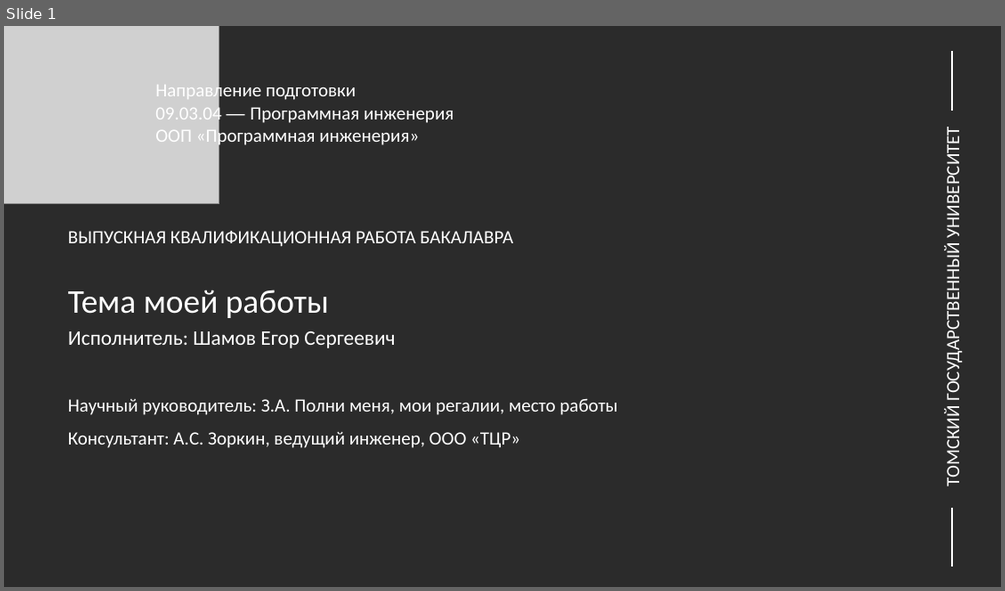
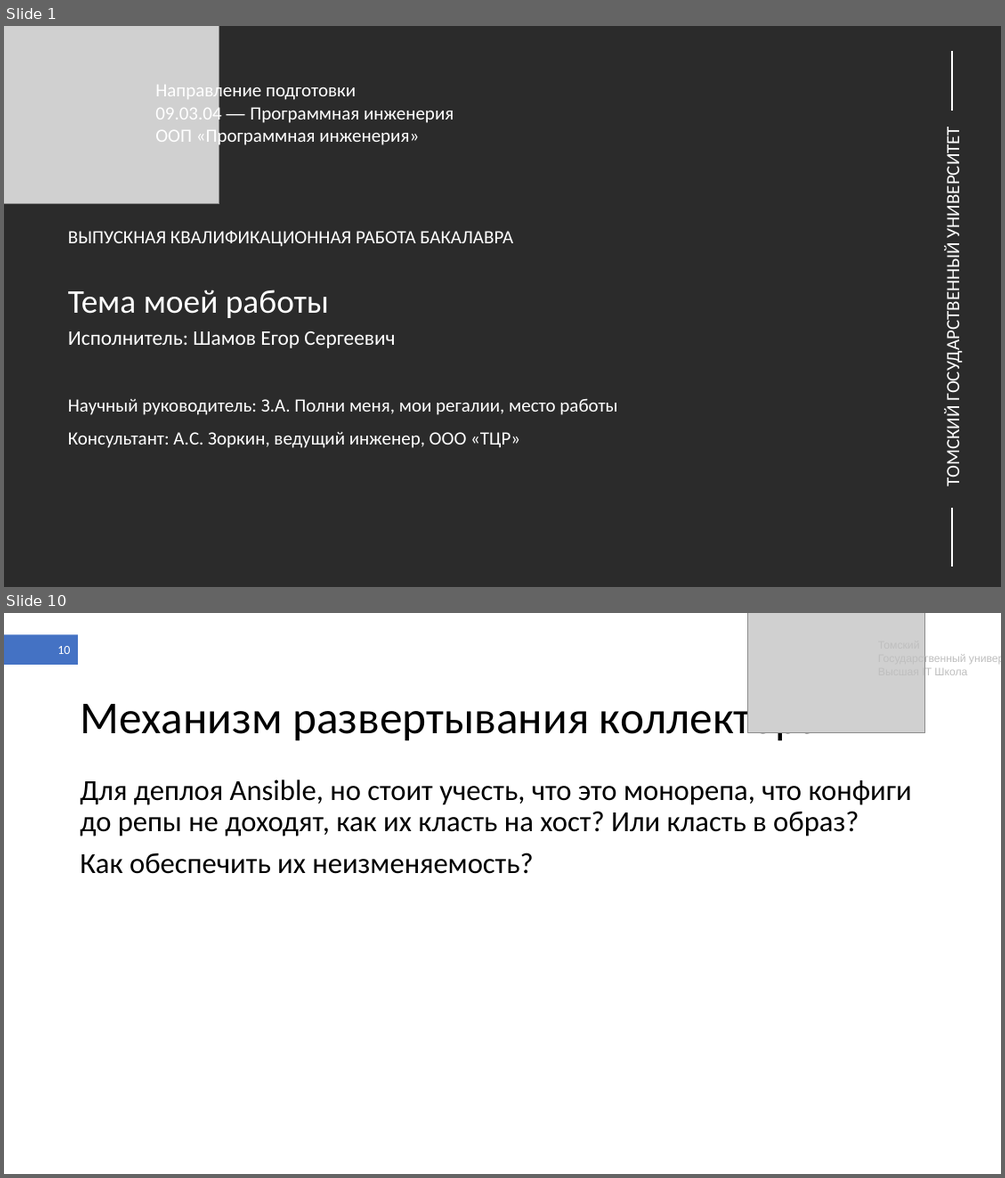
Before and after one commit to shameoff/GraduateWork, a slide deck: Презентация ВКР (в шаблоне).pptx. Shown one above the other, each under a label of ours: slide 1 before the commit, slides 1 and 10 after it; the slides between them are not shown. The pictures are 1005x591 and 1005x1178 pixels, drawn with LibreOffice and Linux fonts; fonts in the diff are those of the drawing; grey boxes stand for pictures; background and template pictures are left out; a plain dark background stands for a picture behind light text. Boxes give left, top, right and bottom in pixels: in the first picture for what was removed or moved away, otherwise in the second. Text is boxed around its words. In the diff, an @@ line names an element or a change of style, - is before the commit and + after.

```diff
--- a/Презентация ВКР (в шаблоне).pptx
+++ b/Презентация ВКР (в шаблоне).pptx
@@ slide 10 added at (x1=4, y1=613, x2=1001, y2=1174), background #FFFFFF @@
@@ rectangle added at (x1=4, y1=634, x2=78, y2=665), fill #4472C4 @@
@@ picture added at (x1=748, y1=613, x2=925, y2=732) @@
@@ page number added at (x1=57, y1=646, x2=70, y2=654), 12 pt, text #FFFFFF @@
+10
@@ text added at (x1=878, y1=653, x2=967, y2=678), 10.5 pt, text #BFBFBF @@
+Томский
+Государственный университет
+Высшая IT Школа
@@ title added at (x1=80, y1=696, x2=821, y2=741), 44 pt, text #000000 @@
+Механизм развертывания коллектора
@@ text added at (x1=80, y1=779, x2=912, y2=874), 28 pt, text #000000 @@
+Для деплоя Ansible, но стоит учесть, что это монорепа, что конфиги до репы не доходят, как их класть на хост? Или класть в образ?
+Как обеспечить их неизменяемость?
```
Also in this commit, not shown: 4 slides changed, 8 other slides added, 1 slide removed.
